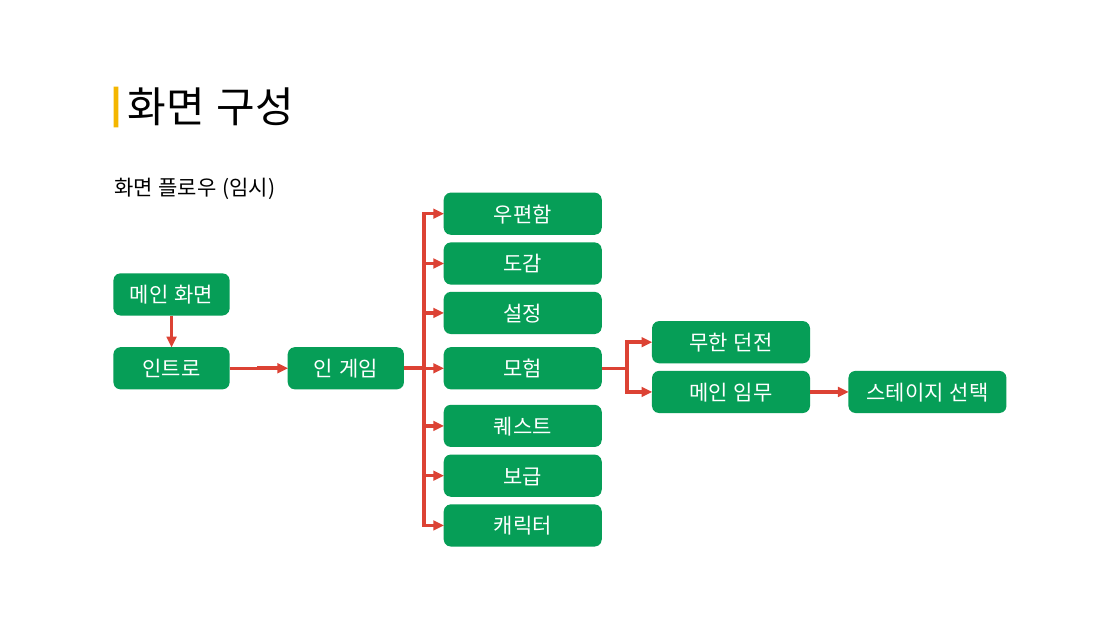
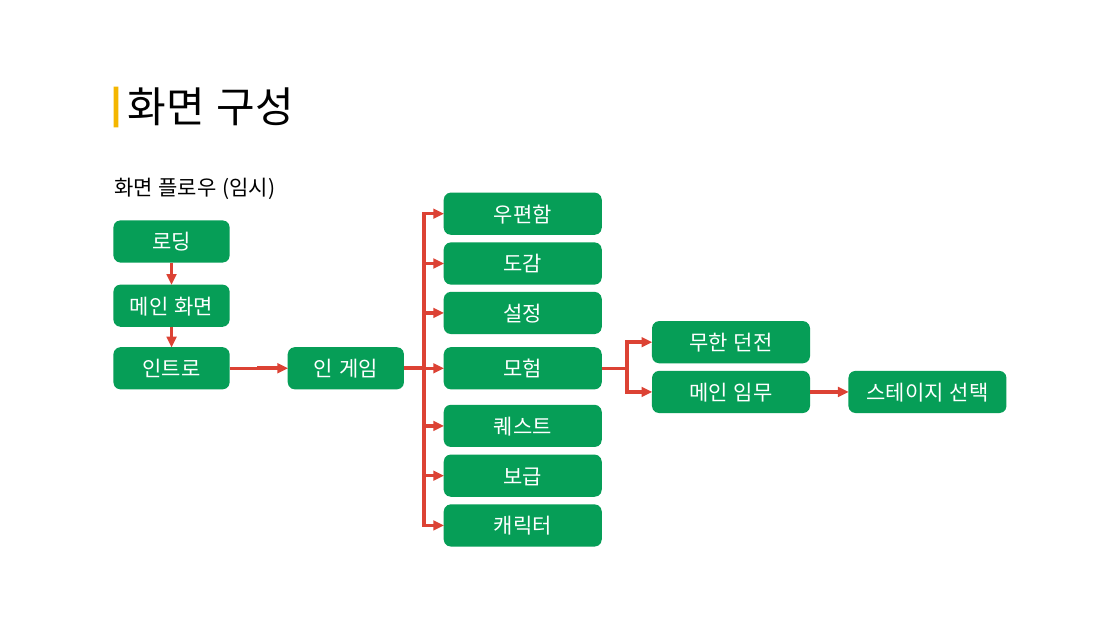
Before and after one commit to Hoyeom/CS-3DGame, a slide deck: slide 4 of Documents/UI 구성 및 플로우.pptx. Drawn at 1120x630 pixels with LibreOffice and Linux fonts; fonts in the diff are those of the drawing. Boxes give left, top, right and bottom in pixels: in the first picture for what was removed or moved away, otherwise in the second. Text is boxed around its words. In the diff, an @@ line names an element or a change of style, - is before the commit and + after.

```diff
--- a/Documents/UI 구성 및 플로우.pptx
+++ b/Documents/UI 구성 및 플로우.pptx
@@ rounded rectangle added at [113,220,229,262], fill #069E57, 18 pt, text #FFFFFF @@
+로딩
@@ arrow added from (171, 263) to (171, 285), #DC4234 3 pt @@
@@ rounded rectangle "메인 화면": place and size @@
-rounded rectangle "메인 화면" at [113,273,229,315]
+rounded rectangle "메인 화면" at [113,285,229,327]
@@ arrow moved from (171, 316) - (171, 347) to (171, 327) - (171, 347) @@
```
Also in this commit, not shown: 1 other slide changed, 6 slides added, 2 other files.
